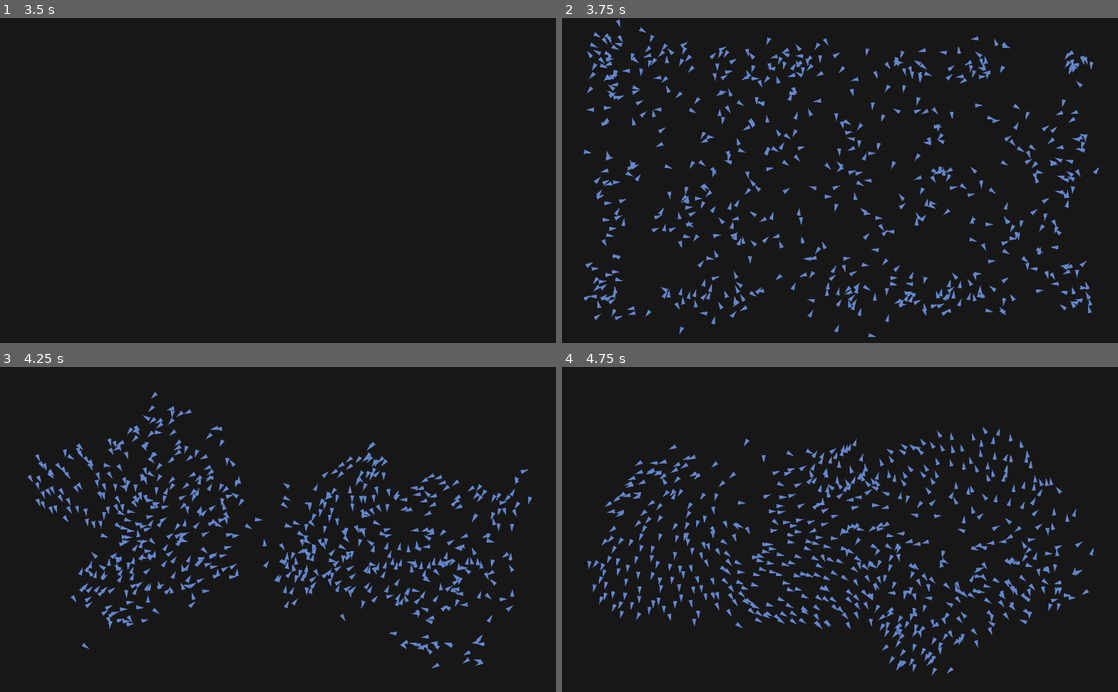
Above: before the commit, frames 1-4 (two rows, left to right).
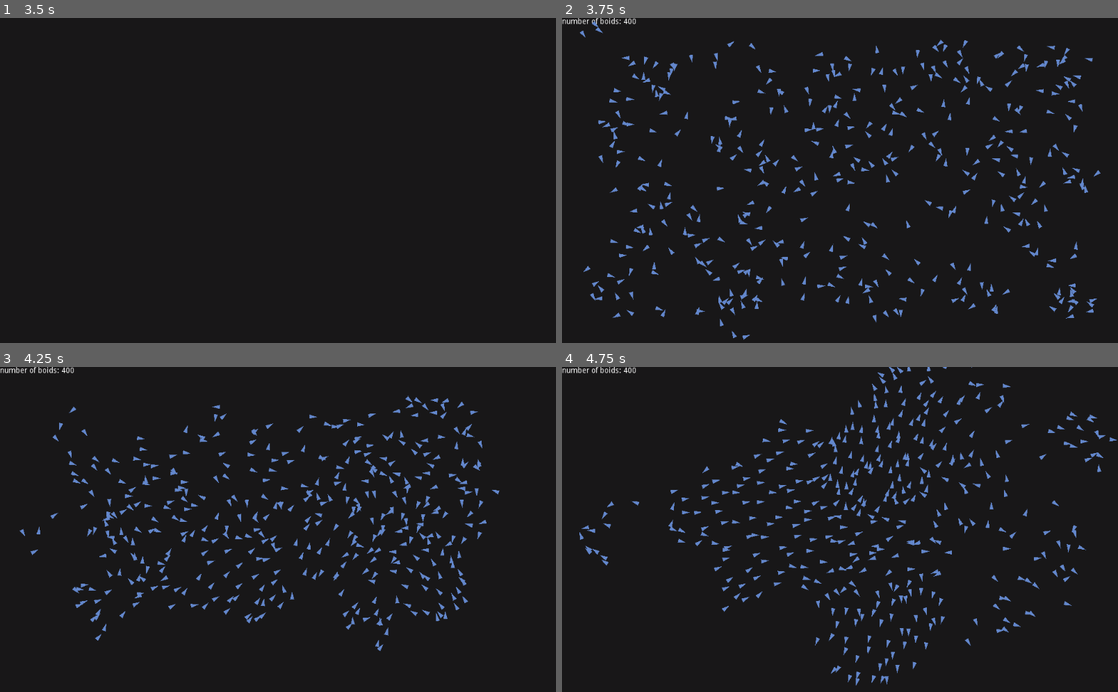
Above: after the commit, the same moments.

Repository: Benedek03/boids
Game: Godot game, scene res://Scenes/Main.tscn
Same seed, same stepped clock (60 frames per second), same inputs: the game is played once before the commit and once after it.
Inputs:
- Up to frame 1 (3.5 s): tap Enter at 0.5, 2 s; tap Space at 1.25, 2.75 s; hold S 1.28-2.03 s
- Up to frame 2 (3.75 s): tap Enter at 3.5 s; hold A from 3.53 s (still down)
- Up to frame 3 (4.25 s): keep holding A
- Up to frame 4 (4.75 s): keep holding A

Frame 1 is identical in both runs. In frame 2, 11% of the frame differs, in the area x 0-97%, y 0-100%; in frame 3, 10%; in frame 4, 11%.

Commit message:
add messy optimization, number of boids label

Diff:
--- a/src/Scenes/Main.tscn
+++ b/src/Scenes/Main.tscn
@@ -4,3 +4,7 @@
 
 [node name="Main" type="Node2D"]
 script = ExtResource( 1 )
+
+[node name="Label" type="Label" parent="."]
+margin_right = 40.0
+margin_bottom = 14.0
--- a/src/Scripts/Boid.gd
+++ b/src/Scripts/Boid.gd
@@ -3,28 +3,29 @@
 var d: Vector2
 var nd: Vector2
 
+var r: int
+var c: int
+
 func _ready():
 	randomize()
-	position = Vector2(rand_range(0, OS.window_size.x), rand_range(0, OS.window_size.y))
 	d = Vector2(rand_range(0, 10) - 5, rand_range(0, 10) - 5)
 	rotation = d.angle()
 
-func update_steering(boids, visual_range, separation_factor, alignment_factor, cohesion_factor):
+func update_steering(boidsa, visual_range, separation_factor, alignment_factor, cohesion_factor):
 	nd = d
 	var separation = Vector2(0, 0)
 	var alignment = Vector2(0, 0)
 	var cohesion = Vector2(0, 0)
-
 	var n = 0
-	for i in range(0, boids.size()):
-		var diff = position - boids[i].position
-		var diff_length = diff.length()
-		if diff_length != 0 and diff_length < visual_range:
-			n += 1
-			separation += diff / diff_length
-			alignment += boids[i].d
-			cohesion += boids[i].position
-
+	for boids in boidsa:
+		for i in range(0, boids.size()):
+			var diff = position - boids[i].position
+			var diff_length = diff.length()
+			if diff_length != 0 and diff_length < visual_range:
+				n += 1
+				separation += diff / diff_length
+				alignment += boids[i].d
+				cohesion += boids[i].position
 	if n != 0:
 		nd += separation * separation_factor
 		nd += (alignment / n - d) * alignment_factor
--- a/src/Scripts/Main.gd
+++ b/src/Scripts/Main.gd
@@ -2,39 +2,105 @@
 
 var boidScene = preload("res://Scenes/Boid.tscn")
 var boids = []
+var boidsnum = 0
 
-var visual_range = 80
+var visual_range = 75
 var max_speed = 10
 var min_speed = 5
 var margin = 50
 var turn_factor = 1
 
-var separation_factor = 0.1
+var separation_factor = 0.2
 var alignment_factor = 0.1
 var cohesion_factor = 0.05
 
 var running = false
 
+var rows = 9
+var cols = 16
+
+func _ready():
+	OS.set_min_window_size(Vector2(cols*visual_range*2,rows*visual_range*2))
+	OS.set_max_window_size(Vector2(cols*visual_range*2,rows*visual_range*2))
+	#OS.center_window()
+	for x in range(rows):
+		var a = []
+		for y in range(cols):
+			a.append([]);
+		boids.append(a)
+
 func add_boids(n):
-	for _i in range(0, n):
+	randomize()
+	for _i in range(n):
 		var instance = boidScene.instance()
-		boids.append(instance)
+		var p = Vector2(rand_range(0, OS.window_size.x), rand_range(0, OS.window_size.y))
+		var row = floor(p.y / (visual_range * 2))
+		var col = floor(p.x / (visual_range * 2))
+		instance.position = p
+		instance.r = row
+		instance.c = col
+		boids[row][col].append(instance)
 		add_child(instance)
+	boidsnum += n
+	$Label.text = "number of boids: %d" % boidsnum
 
 func _process(_delta):
 	if !running:
 		return
 
-	for i in range(0, boids.size()):
-		boids[i].update_steering(boids, visual_range, separation_factor, alignment_factor, cohesion_factor)
-		boids[i].keep_within(margin, turn_factor)
-		boids[i].limit_speed(min_speed, max_speed)
+	for x in range(rows):
+		for y in range(cols):
+			var boidsa = []
+			for a in [
+				[-1, -1],
+				[-1, 0],
+				[-1, 1],
+				[0, -1],
+				[0, 0],
+				[0, 1],
+				[1, -1],
+				[1, 0],
+				[1, 1]
+				]:
+				if x + a[0] < 0 or y + a[1] < 0 or x + a[0] >= rows or y + a[1] >= cols:
+					continue
+				boidsa.append(boids[x+a[0]][y+a[1]])
 
-	for i in range(0, boids.size()):
-		boids[i].move()
+			for i in range(0, boids[x][y].size()):
+				boids[x][y][i].update_steering(boidsa, visual_range, separation_factor, alignment_factor, cohesion_factor)
+				boids[x][y][i].keep_within(margin, turn_factor)
+				boids[x][y][i].limit_speed(min_speed, max_speed)
+	var nboids = []
+	for x in range(rows):
+		var a = []
+		for y in range(cols):
+			a.append([]);
+		nboids.append(a)
+
+	for x in range(rows):
+		for y in range(cols):
+			for i in range(0, boids[x][y].size()):
+				boids[x][y][i].move()
+				var row = floor(boids[x][y][i].position.y / (visual_range * 2))
+				if row >= rows:
+					row = rows - 1
+				var col = floor(boids[x][y][i].position.x / (visual_range * 2))
+				if col >= cols:
+					col = cols - 1
+				boids[x][y][i].r = row
+				boids[x][y][i].c = col
+				nboids[row][col].append(boids[x][y][i])
+	boids = nboids
 
 func _input(_ev):
 	if Input.is_key_pressed(KEY_S):
 		running = !running
 	if Input.is_key_pressed(KEY_A):
-		add_boids(300)
+		add_boids(200)
+
+func _draw():
+	return
+	for i in range(0, rows+1):
+		draw_line(Vector2(0, i * 2 * visual_range), Vector2(OS.window_size.x, i * 2 * visual_range), Color(0, 255, 0), 1)
+	for i in range(0, cols+1):
+		draw_line(Vector2(i * 2 * visual_range, 0), Vector2(i * 2 * visual_range, OS.window_size.y), Color(0, 255, 0), 1)
